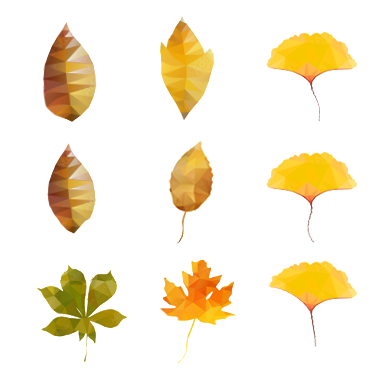
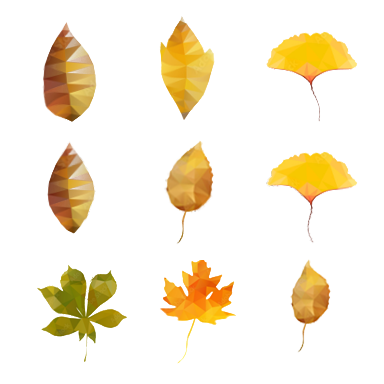
Before/after of a (384, 384) layered artwork. What changed in the layer stack:
added layer "Layer 16" above "Layer 15" over box(57, 141, 358, 353)
hid "Layer 14", painted on it over box(57, 141, 358, 353)
